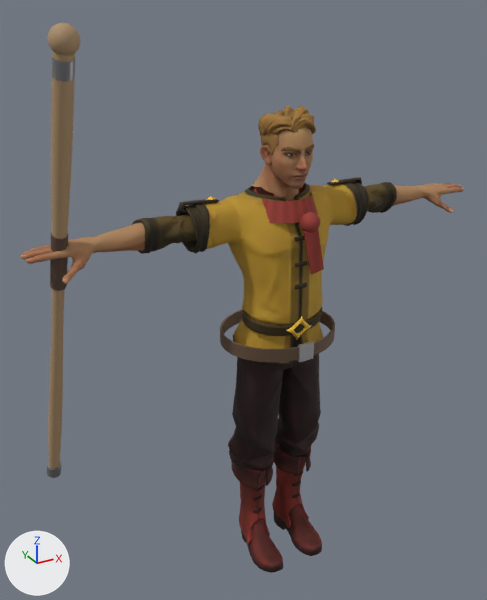
The glTF model public/models/party/owyn.glb as it was, and as the next commit left it.
Both versions are drawn from a camera (50 mm lens) standing at (-1.23, -1.94, 2.15) and looking at (-0.17, 0.0, 1.18). Arrows for +X, +Y and +Z are at lower left; the lights stay in place. The older version comes first. Where no turn or scale is listed for an object, it has been applied to the vertices. Vertices at exactly the same position are counted once.

Before the edit, the objects in view are built like this:
```python
me_male_peasant_body = bpy.data.meshes.new('Male_Peasant_Body')
me_male_peasant_body.from_pydata(...)  # 1988 vertices, 3856 faces; spans x -0.373..0.373, y -0.125..0.184, z 0.921..1.559
me_male_peasant_body.materials.append(mat_tint_body)
me_plane_002 = bpy.data.meshes.new('Plane.002')
me_plane_002.from_pydata(...)  # 695 vertices, 1301 faces; spans x -0.085..0.09, y -0.079..0.108, z 1.661..1.84
me_plane_002.materials.append(mat_tint_hair)
me_scarf = bpy.data.meshes.new('scarf')
me_scarf.from_pydata(...)  # 158 vertices, 244 faces; spans x -0.125..0.125, y -0.155..0.139, z 1.287..1.56
me_scarf.materials.append(mat_scarf)
me_staff = bpy.data.meshes.new('staff')
me_staff.from_pydata(...)  # 308 vertices, 568 faces; spans x -0.07..0.07, y -0.26..0.37, z -1.04..0.69
# faces by material slot: [456, 88, 24]
me_staff.materials.append(mat_staff)  # brown #ad906c
me_staff.materials.append(mat_staff_metal)  # grey #959599
me_staff.materials.append(mat_staff_wrap)  # brown #594538
ob_hair_simpleparted = bpy.data.objects.new('Hair_SimpleParted', me_plane_002)
ob_hair_simpleparted.location = (0.0, 0.0, 0.0)
ob_male_peasant_body = bpy.data.objects.new('Male_Peasant_Body', me_male_peasant_body)
ob_male_peasant_body.location = (0.0, 0.0, 0.0)
ob_scarf = bpy.data.objects.new('scarf', me_scarf)
ob_scarf.location = (0.0, 0.0, 0.0)
ob_weapon = bpy.data.objects.new('weapon', me_staff)
ob_weapon.location = (-0.785, 0.072, 1.415)
# also in view: 'belt' at (0.0, 0.04, 1.0); 'Male_Peasant_Feet' at (0.0, 0.0, 0.22); 'Male_Peasant_Legs' at (0.0, 0.04, 0.73); 'Head' at (0.0, 0.0, 1.67); 'Male_Peasant_Arms' at (0.0, 0.06, 1.45)
```
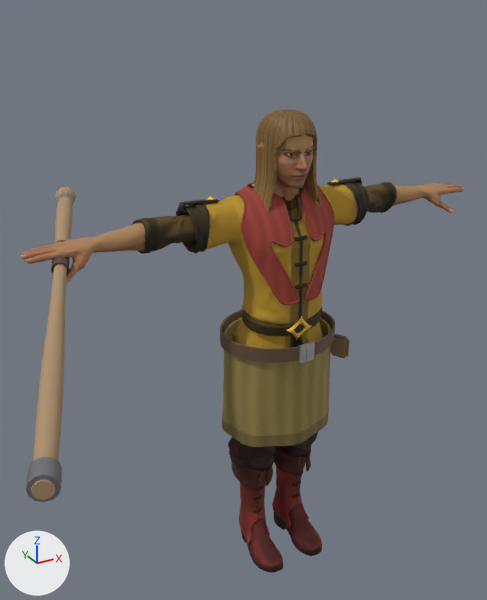
Where the newer file only moved an object's origin or applied its transform, the numbers keep the older frame.

Pixel boxes [x1, y1, x2, y2] of what changed, in the pictures (487 x 600 px):
'weapon', reshaped (46% wider, 31% shorter)
    before: [47, 22, 81, 478]
    after: [26, 187, 76, 502]
'tunic_skirt', added (brown)
    after: [222, 317, 331, 447]
    faces in mat_tunic: [222, 317, 331, 436]
    faces in mat_tunic_hem: [222, 410, 329, 447]
'vcollar', added (red)
    after: [237, 186, 333, 303]
'hair_gen', added (brown)
    after: [252, 109, 322, 217]
'scarf', deleted (red)
    before: [254, 184, 324, 274]
'Hair_SimpleParted', deleted (brown)
    before: [258, 105, 316, 155]
'vcollar_edge', added
    after: [235, 183, 334, 305]
'pouch', added
    after: [330, 334, 350, 359]
'Male_Peasant_Legs', unchanged, covered by the edit
    before: [228, 335, 321, 470]
    after: [228, 335, 318, 470]

Patch to the scene script:
```diff
--- a/public/models/party/owyn.glb.py
+++ b/public/models/party/owyn.glb.py
@@ img_hair_strands @@
+img_hair_strands = load_image('hair_strands', '_unpacked/hair_strands', 256, 256, 'sRGB')
@@ mat_vcollar_edge @@
+mat_vcollar_edge = principled_material('vcollar_edge')
+mat_vcollar_edge.base_color = (0.3, 0.04, 0.03)  # red #953830
+mat_vcollar_edge.roughness = 0.8
@@ mat_vcollar @@
+mat_vcollar = bpy.data.materials.new('vcollar')
+# colours: red #ad4538
+# uses the picture img_cloth
@@ mat_tunic @@
+mat_tunic = bpy.data.materials.new('tunic')
+# colours: yellow #a29050
+# uses the picture img_cloth
@@ mat_tunic_hem @@
+mat_tunic_hem = bpy.data.materials.new('tunic_hem')
+# colours: yellow #86733f
+# uses the picture img_cloth
@@ mat_pouch @@
+mat_pouch = principled_material('pouch')
+mat_pouch.base_color = (0.2, 0.12, 0.06)  # brown #7c6145
+mat_pouch.roughness = 0.75
@@ mat_hair_gen @@
+mat_hair_gen = principled_material('hair_gen')
+mat_hair_gen.texture = img_hair_strands
+mat_hair_gen.roughness = 0.55
@@ me_staff @@
 # used by ob_weapon; location = (-0.785, 0.072, 1.415)
-me_staff.from_pydata(...)  # 308 vertices, 568 faces; spans x -0.07..0.07, y -0.26..0.37, z -1.04..0.69
+me_staff.from_pydata(...)  # 308 vertices, 568 faces; spans x -0.33..0.24, y -1.05..0.69, z -0.05..0.06
+# me_staff part 1: the whole mesh is multiplied about the mesh origin by the matrix ((0.508, -0.861, -0.006), (-0.087, -0.058, 0.995), (-0.857, -0.505, -0.104))
 me_staff.materials.append(mat_staff)
@@ me_vcollar_edge @@
+me_vcollar_edge.from_pydata(...)  # 4104 vertices, 8204 faces; spans x -0.19..0.191, y -0.128..0.154, z 1.18..1.57
+me_vcollar_edge.materials.append(mat_vcollar_edge)  # red #953830
@@ me_vcollar @@
+me_vcollar.from_pydata(...)  # 3962 vertices, 7920 faces; spans x -0.188..0.189, y -0.123..0.151, z 1.185..1.565
+me_vcollar.materials.append(mat_vcollar)
@@ me_tunic_skirt @@
+me_tunic_skirt.from_pydata(...)  # 720 vertices, 1440 faces; spans x -0.222..0.225, y -0.148..0.219, z 0.6..1.0
+# faces by material slot: [1200, 240]
+me_tunic_skirt.materials.append(mat_tunic)
+me_tunic_skirt.materials.append(mat_tunic_hem)
@@ me_pouch @@
+me_pouch.from_pydata(...)  # 32 vertices, 60 faces; spans x 0.18..0.2358, y -0.1179..-0.0474, z 0.892..0.982
+me_pouch.materials.append(mat_pouch)  # brown #7c6145
@@ me_hair_gen @@
+me_hair_gen.from_pydata(...)  # 10314 vertices, 20636 faces; spans x -0.129..0.127, y -0.099..0.149, z 1.451..1.826
+me_hair_gen.materials.append(mat_hair_gen)  # picture img_hair_strands
@@ ob_hair_simpleparted @@
-ob_hair_simpleparted = bpy.data.objects.new('Hair_SimpleParted', me_plane_002)
-ob_hair_simpleparted.location = (0.0, 0.0, 0.0)
@@ ob_scarf @@
-ob_scarf = bpy.data.objects.new('scarf', me_scarf)
-ob_scarf.location = (0.0, 0.0, 0.0)
@@ ob_vcollar_edge @@
+ob_vcollar_edge = bpy.data.objects.new('vcollar_edge', me_vcollar_edge)
+ob_vcollar_edge.location = (0.0, 0.0, 0.0)
@@ ob_vcollar @@
+ob_vcollar = bpy.data.objects.new('vcollar', me_vcollar)
+ob_vcollar.location = (0.0, 0.0, 0.0)
@@ ob_tunic_skirt @@
+ob_tunic_skirt = bpy.data.objects.new('tunic_skirt', me_tunic_skirt)
+ob_tunic_skirt.location = (0.0, 0.0, 0.0)
@@ ob_pouch @@
+ob_pouch = bpy.data.objects.new('pouch', me_pouch)
+ob_pouch.location = (0.0, 0.0, 0.0)
@@ ob_hair_gen @@
+ob_hair_gen = bpy.data.objects.new('hair_gen', me_hair_gen)
+ob_hair_gen.location = (0.0, 0.0, 0.0)
```
